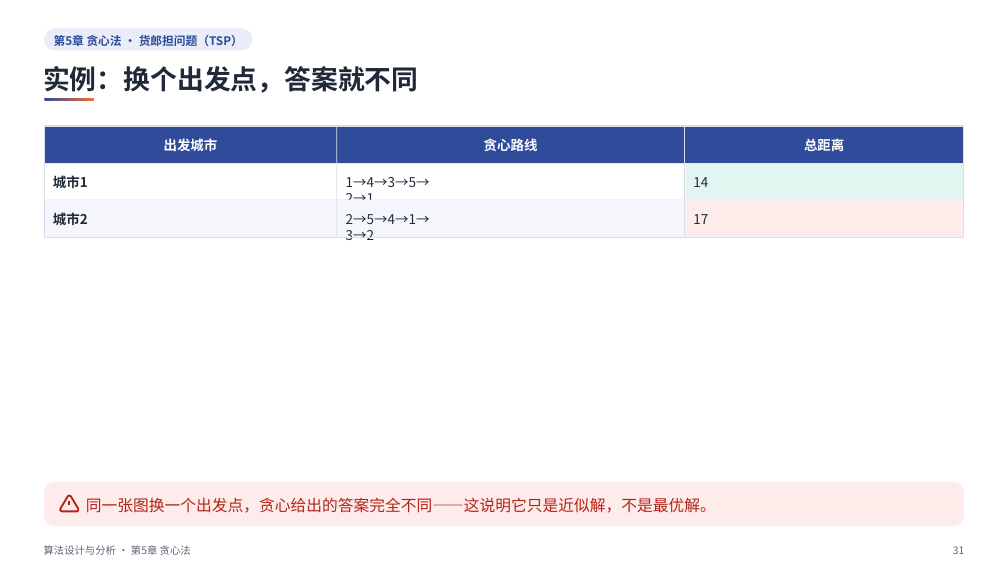
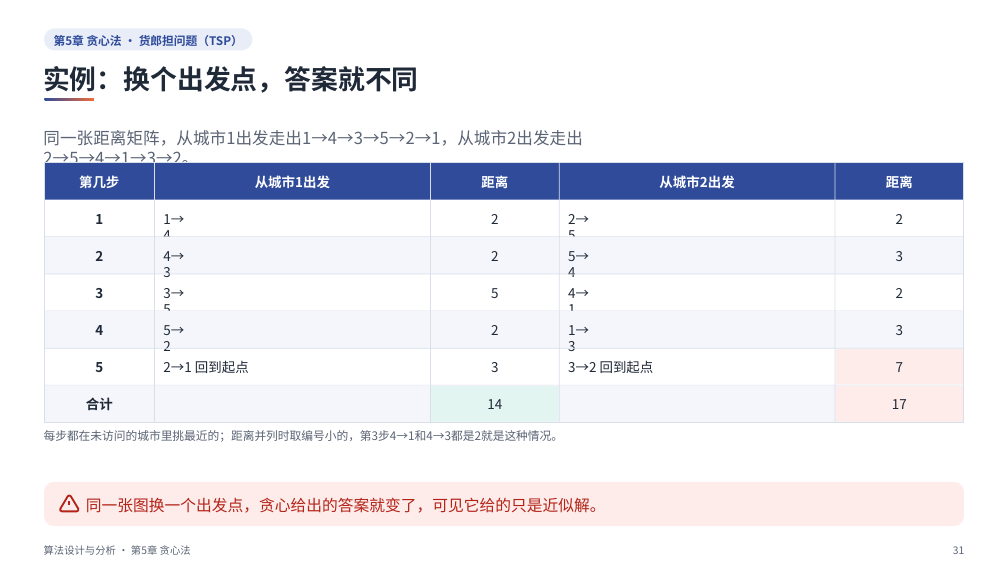
Before and after one commit to sweetcornna/JLU-remake, a slide deck: slide 31 of 大二下/算法设计与分析/重制版PPT/第5章 贪心法（重制版）.pptx. Drawn at 1008x567 pixels with LibreOffice and Linux fonts; fonts in the diff are those of the drawing. Boxes give left, top, right and bottom in pixels: in the first picture for what was removed or moved away, otherwise in the second. Text is boxed around its words. In the diff, an @@ line names an element or a change of style, - is before the commit and + after.

```diff
--- a/大二下/算法设计与分析/重制版PPT/第5章 贪心法（重制版）.pptx
+++ b/大二下/算法设计与分析/重制版PPT/第5章 贪心法（重制版）.pptx
@@ text added at (x1=43, y1=130, x2=582, y2=169), 15.8 pt, text #5B6475 @@
+同一张距离矩阵，从城市1出发走出1→4→3→5→2→1，从城市2出发走出2→5→4→1→3→2。
@@ group removed at (x1=337, y1=126, x2=963, y2=240): 4 rectangles, 3 texts @@
-贪心路线
-1→4→3→5→2→1
-2→5→4→1→3→2
@@ rectangle resized from (x1=44, y1=126, x2=964, y2=237) to (x1=44, y1=163, x2=964, y2=423) @@
@@ text at (x1=255, y1=175, x2=330, y2=189): text changed @@
-出发城市
+从城市1出发
@@ text at (x1=886, y1=173, x2=913, y2=191): text changed @@
-总距离
+距离
@@ 3 rectangles moved together from (x1=44, y1=126, x2=964, y2=237) to (x1=44, y1=163, x2=964, y2=274) @@
@@ text at (x1=95, y1=214, x2=103, y2=224): text changed @@
-城市1
+1
@@ text at (x1=95, y1=251, x2=103, y2=261): text changed @@
-城市2
+2
@@ text "14" moved from (x1=693, y1=177, x2=708, y2=187) to (x1=487, y1=399, x2=502, y2=409) @@
@@ text "14" at (x1=487, y1=399, x2=502, y2=409): alignment left to centre @@
@@ text "17" at (x1=892, y1=399, x2=907, y2=409): alignment left to centre @@
@@ text "17" moved from (x1=693, y1=214, x2=708, y2=224) to (x1=892, y1=399, x2=907, y2=409) @@
@@ group added at (x1=44, y1=163, x2=964, y2=442): 28 texts, 13 rectangles @@
+第几步
+距离
+从城市2出发
+1→4
+2
+2→5
+2
+4→3
+2
+5→4
+3
+3
+3→5
+5
+4→1
+2
+4
+5→2
+2
+1→3
+3
+5
+2→1 回到起点
+3
+3→2 回到起点
+7
+合计
+每步都在未访问的城市里挑最近的；距离并列时取编号小的，第3步4→1和4→3都是2就是这种情况。
@@ text at (x1=86, y1=497, x2=606, y2=513): text changed @@
-同一张图换一个出发点，贪心给出的答案完全不同——这说明它只是近似解，不是最优解。
+同一张图换一个出发点，贪心给出的答案就变了，可见它给的只是近似解。
```
Also in this commit, not shown: 25 other slides changed, 4 other files.
